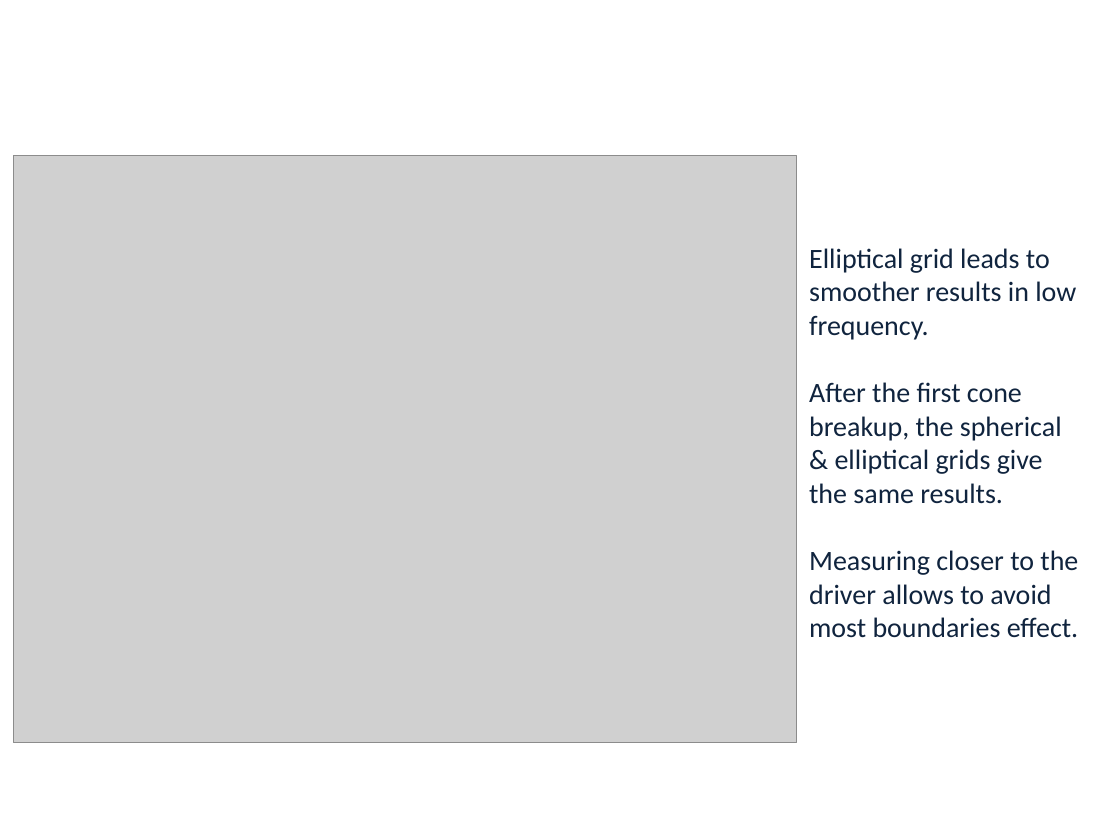
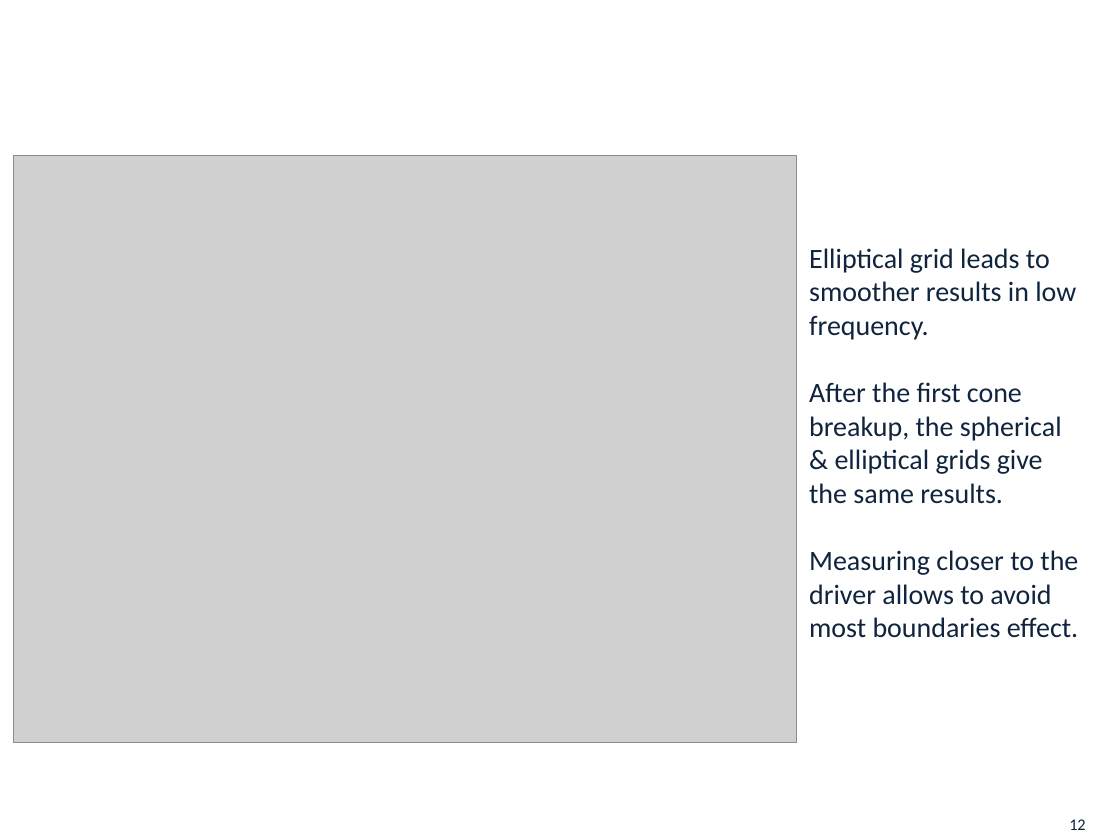
Before and after one commit to starpum/Master-Thesis, a slide deck: slide 12 of presentation/Soutenance.pptx. Drawn at 1120x840 pixels with LibreOffice and Linux fonts; fonts in the diff are those of the drawing; grey boxes stand for pictures; background and template pictures are left out. Boxes give left, top, right and bottom in pixels: in the first picture for what was removed or moved away, otherwise in the second. Text is boxed around its words. In the diff, an @@ line names an element or a change of style, - is before the commit and + after.

```diff
--- a/presentation/Soutenance.pptx
+++ b/presentation/Soutenance.pptx
@@ page number added at <box>1069,819,1085,830</box>, 10.5 pt, text #0F243E @@
+12
```
Also in this commit, not shown: 26 other slides changed, 18 other files.
